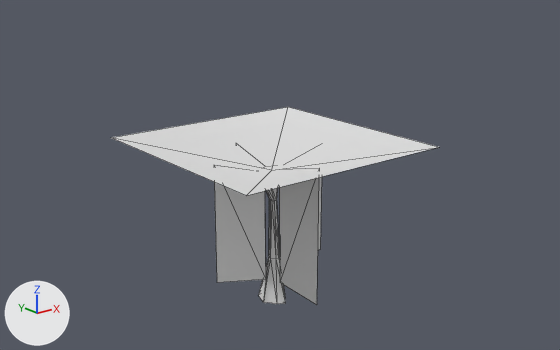
What one commit did to the glTF model data/models/geometry/mogarg01b.glb.
One viewpoint serves both versions: a 50 mm lens placed at (-238.0, -304.0, 183.0), pointed at (5.0, -1.0, 61.0). Every picture has the same lights, and +X, +Y and +Z are marked at lower left. The older version comes first. Mesh edges are drawn as thin lines. Where no turn or scale is listed for an object, it has been applied to the vertices. Vertices at exactly the same position are counted once.

In view in the first picture: 'TRUNK_1'.
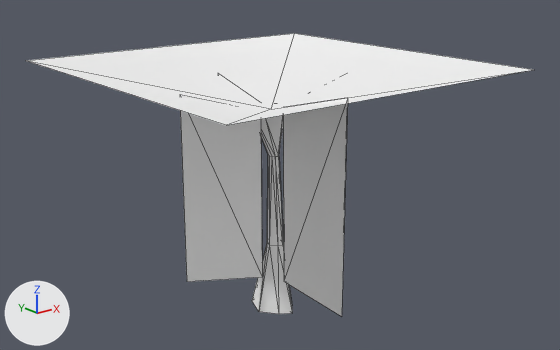
Where the change shows, as pixel boxes (x1, y1, x2, y2) in the pictures (560 x 350 px):
'TRUNK_1', reshaped, rescaled (87% narrower): before (112, 107, 438, 305); after (252, 115, 292, 314)
'obj1', added: after (180, 73, 348, 316)
'cube5', added: after (26, 33, 533, 125)
part 1 of me_trunk_1, deleted: before (112, 107, 438, 196)
part 2 of me_trunk_1, deleted: before (214, 165, 266, 282)
part 3 of me_trunk_1, deleted: before (279, 168, 319, 305)
part 4 of me_trunk_1, deleted: before (318, 177, 322, 250)
part 5 of me_trunk_1, recoloured: before (259, 188, 285, 304); after (252, 115, 292, 314)

The change, as a diff of the scene's bpy script:
```diff
--- a/data/models/geometry/mogarg01b.glb.py
+++ b/data/models/geometry/mogarg01b.glb.py
@@ mat_motrnk01sm @@
+mat_motrnk01sm = principled_material('motrnk01sm')
+mat_motrnk01sm.base_color = (1.0, 1.0, 1.0)  # white #ffffff
+mat_motrnk01sm.metallic = 0.1
+mat_motrnk01sm.roughness = 0.6
@@ mat_movine01sm @@
+mat_movine01sm = principled_material('movine01sm')
+mat_movine01sm.base_color = (1.0, 1.0, 1.0)  # white #ffffff
+mat_movine01sm.metallic = 0.1
+mat_movine01sm.roughness = 0.6
@@ mat_moleaf01sm @@
+mat_moleaf01sm = principled_material('moleaf01sm')
+mat_moleaf01sm.base_color = (1.0, 1.0, 1.0)  # white #ffffff
+mat_moleaf01sm.metallic = 0.1
+mat_moleaf01sm.roughness = 0.6
@@ me_trunk_1 @@
 # used by ob_trunk_1; location = (0.0, 0.0, 0.0)
-me_trunk_1.from_pydata(...)  # 51 vertices, 64 faces; spans x -60.2..60.2, y -60.2..60.2, z -9.0..79.7
-me_trunk_1.materials.append(mat_mat8646d222)  # white #e7e7e7
-me_trunk_1.materials.append(mat_mat7a51bb7f)  # white #e7e7e7
+me_trunk_1.from_pydata(...)  # 30 vertices, 52 faces; spans x -7.5..6.8, y -8.9..7.4, z -9.0..65.3
+# me_trunk_1 part 1: the loose piece of 5 vertices spanning x -60.2..60.2, y -60.2..60.2, z 64.7..79.7 is deleted
+# me_trunk_1 part 2: the loose piece of 4 vertices spanning x -35.7..-4.4, y -0.1..0.1, z 3.9..74.3 is deleted
+# me_trunk_1 part 3: the loose piece of 4 vertices spanning x -0.5..-0.3, y -37.5..-7.1, z 2.2..74.6 is deleted
+# me_trunk_1 part 4: the loose piece of 4 vertices spanning x 5.9..35.1, y 0.0..0.2, z 3.7..73.0 is deleted
+# me_trunk_1 part 5: 52 faces spanning x -7.5..6.8, y -8.9..7.4, z -9.0..65.3 switch from mat_mata1ef81d1 (white #e7e7e7) to mat_motrnk01sm (white #ffffff)
+# other edits to the shape of me_trunk_1 do not show in these pictures
@@ me_obj1 @@
+me_obj1.from_pydata([(-53.6, 0.0, 111.5), (-6.8, 0.0, 97.1), (-6.6, -0.2, 5.9), (-53.5, 0.2, 16.9), (-0.4, -56.1, 112.0), (-0.8, -10.6, 99.9), (-0.6, -10.9, 5.6), (-0.6, -56.2, 3.4), (52.7, -0.1, 109.5), (9.2, 0.3, 98.0), (8.8, 0.2, 5.6), (52.6, 0.1, 16.9), (-0.1, 47.5, 109.3), (-0.3, 8.1, 99.0), (-0.3, 8.2, 5.1), (-0.1, 47.6, 2.8)], [], [(0, 2, 1), (0, 3, 2), (4, 6, 5), (4, 7, 6), (8, 10, 9), (8, 11, 10), (12, 14, 13), (12, 15, 14)])
+me_obj1.materials.append(mat_movine01sm)  # white #ffffff
@@ me_cube5 @@
+me_cube5.from_pydata([(0.0, 0.0, 90.0), (-90.0, -90.0, 113.0), (-90.0, 90.0, 113.0), (90.0, 90.0, 113.0), (90.0, -90.0, 113.0)], [], [(0, 2, 1), (0, 4, 3), (2, 0, 3), (4, 0, 1)])
+me_cube5.materials.append(mat_moleaf01sm)  # white #ffffff
@@ ob_trunk_1 @@
 ob_trunk_1.location = (0.0, 0.0, 0.0)
+ob_trunk_1.scale = (1.5, 1.5, 1.5)
@@ ob_obj1 @@
+ob_obj1 = bpy.data.objects.new('obj1', me_obj1)
+ob_obj1.location = (0.0, 0.0, 0.0)
@@ ob_cube5 @@
+ob_cube5 = bpy.data.objects.new('cube5', me_cube5)
+ob_cube5.location = (0.0, 0.0, 6.8)
```
